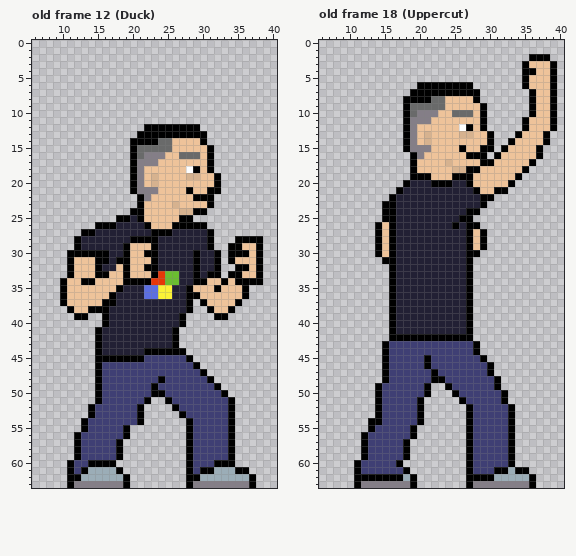
File history of a pixel-art file, aseprite/JimR.aseprite. The picture above is the old version.
80x64 pixels, 27 frames. Shown: old frame 12 (Duck): x 6..40, y 0..63; old frame 18 (Uppercut): x 6..40, y 0..63. The commit also changed other frames, which this record leaves out.
The same view after the edit:
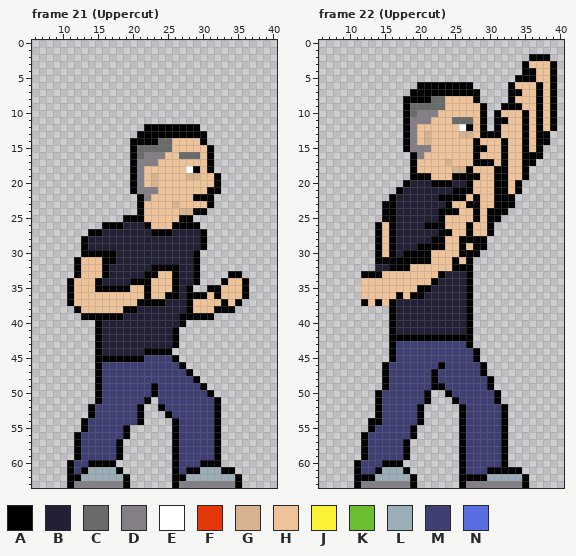
Palette (. is transparent): A #000000  B #222034  C #696a6a  D #847e87  E #ffffff  F #e63708  G #d6b28f  H #eec39a  J #fbf236  K #6abe30  L #9badb7  M #3f3f74  N #5b6ee1
A new or re-ordered frame is compared with the old frame closest to it.
Message: Cleaned up uppercut animation for JimR
From old to new:
frames 27 -> 36
Changed rows in their new state; - is an unchanged pixel.
Frame 21 (Uppercut) is new; against old frame 12 (Duck):
first column x 10:
21 ------------------H----------
24 ----------.------------------
25 --------.-A------------------
26 -----.--A-----------.--------
27 ---.-A--------------A.-------
28 --.A------BBBB------A.---....
29 --.A-----BBBBB------A.--.....
30 -..----A-BBBBB------...-.....
31 -.A--H-ABBBBBB------...-.....
32 -.A--HA-BBBBB-AAA---...--....
33 -.A--H-BBBBBA-HHA---...---...
34 .A-HHABBBB---HHHA---...--H-..
35 .A---AAA-AHHAHHHA--..A-------
36 .A-----HHHHHAHHAA---A-A------
37 .A----HHHHHAAAA----HH--A-----
38 -.A-HHHHHAA--------HHHAA-----
39 --.-AA-AA---------AAAA..-----
40 -----AB----------------------
first column x 24:
44 --..----------
45 --A..---------
46 ---A..--------
47 ----A..-------
48 M----A..------
49 ------A..-----
50 M------A..----
51 MM------A..---
52 AMM-----A..---
53 -AMM----A..---
54 --AMM---A..---
55 --AMM---A..---
56 --AMM---A..---
57 --AMM---A..---
58 --AMM---A..---
59 --AMM---A..---
60 --AMM-AA-..---
61 --AM-ALL-AA..-
62 --AALL-----A..
63 --ADD------A..
Frame 22 (Uppercut) is new; against old frame 18 (Uppercut):
first column x 12:
 5 ----------------------A-A-
 6 ---------------------AHH-A
 7 ---------------------AAHHA
 8 ---------------------AHHHA
 9 --------------------AAAHHA
10 -------------HHH---AHHHAHA
11 -------------CCC---AAHH--A
12 -------------------AHHH--A
13 -----------------A-AHHHA-A
14 ----------------A-HHAH-A-A
15 --------------H-A-HH---A--
16 ---------------H-HHHA--AA-
17 ----------------A---A--A--
18 ----------------H--AA-----
19 ----------------A--AA-HA--
20 -------------------AAHA---
21 -------------AAAH----HA---
22 -----------AAAAHAHHAAA----
23 ------------AHHAAHHAAA----
24 -----------AAAHH-HAAA-----
25 -----------AHHHHAHAA------
26 ---------AAAHHH-HHA-------
27 -----------AAHH--HA-------
28 ----------AAHHA-A---------
29 --------AAAAHHAHA---------
30 ------AAAAHHHHA-----------
31 --A--AAAAAHHHAH-----------
32 --BB-AAHHHHHHAA-----------
33 AAAHHHHHHHHA--------------
34 HHHHHHHHHHA---------------
35 HHHHHHHHAA----------------
36 HHHHHAHAA-----------------
37 AHAH----------------------
first column x 14:
43 -.A----------A.--------
44 -.A--------------------
45 -.A----M------A.-------
46 -------M-A-----A.------
47 ---------------A.------
48 ---------M------A.-----
49 .A-----MAAM-----A.-----
50 ----------AM-----A.----
51 ------MA---AM----A.----
52 ------------AM----A.---
53 ------------AM----A.---
54 ------------AM----A.---
55 ------------AM----A.---
56 ------------AM----A.---
57 ------------AM----A.---
58 ------------AM----A.---
59 ------------AM----A.---
60 -AA---------AM----A.---
61 ALLL--------AM--A--A-.-
62 LLLL--------A---L----A.
63 ------------AD-------A.
Changed places in both pictures, as pixel boxes (x1, y1, x2, y2):
changed: (60, 187, 263, 488)
changed: (361, 75, 543, 306)
changed: (375, 341, 536, 488)
